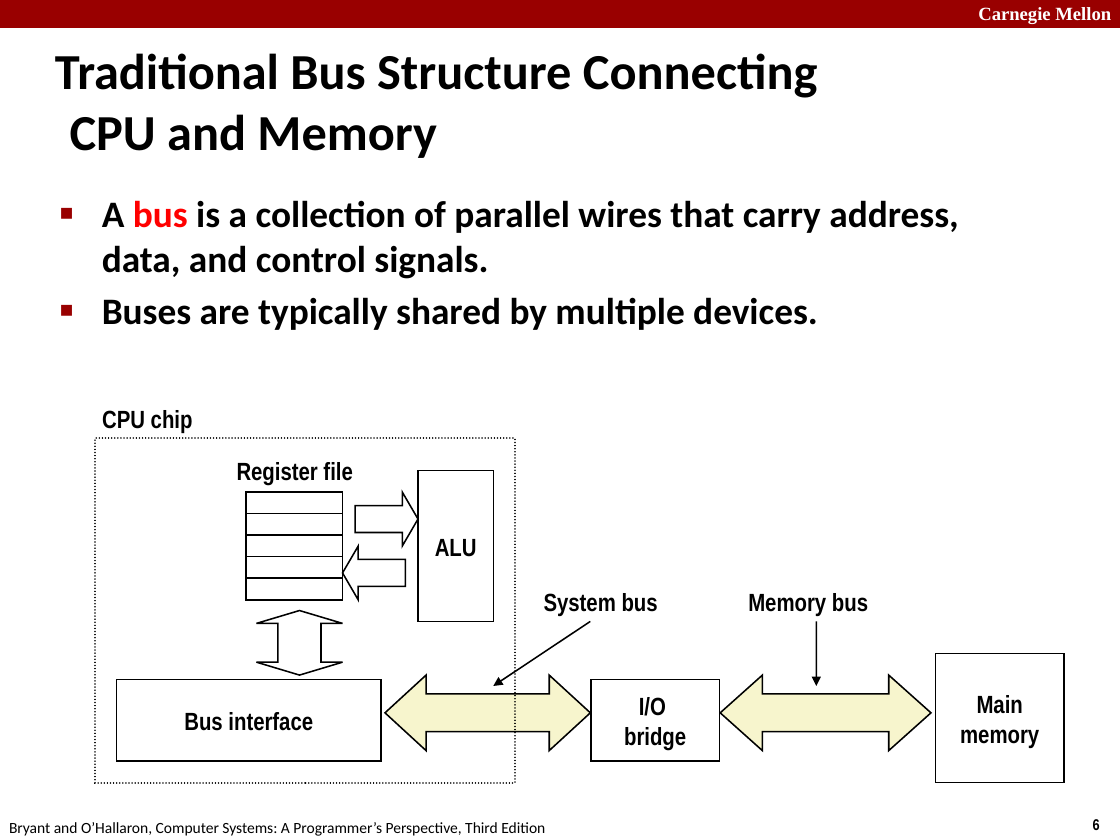
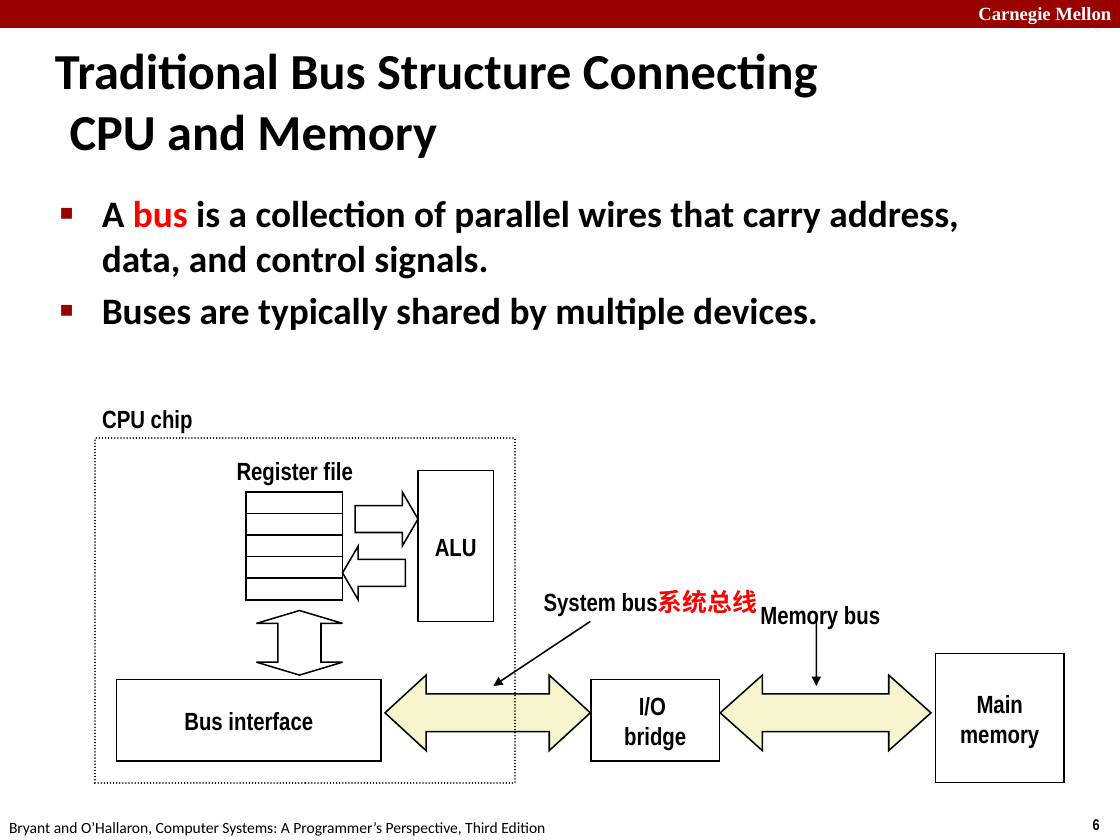
Before and after one commit to DarthVaderUS/CMU-15-213-CSAPP, a slide deck: slide 6 of Slides/11-memory-hierarchy.pptx. Drawn at 1120x840 pixels with LibreOffice and Linux fonts; fonts in the diff are those of the drawing. Boxes give left, top, right and bottom in pixels: in the first picture for what was removed or moved away, otherwise in the second. Text is boxed around its words. In the diff, an @@ line names an element or a change of style, - is before the commit and + after.

```diff
--- a/Slides/11-memory-hierarchy.pptx
+++ b/Slides/11-memory-hierarchy.pptx
@@ text at [544, 591, 758, 616]: text changed @@
-System bus
+System bus系统总线
@@ text "Memory bus": place and size @@
-text "Memory bus" at [748, 593, 868, 616]
+text "Memory bus" at [760, 606, 880, 630]
```
Also in this commit, not shown: 8 other slides changed.
